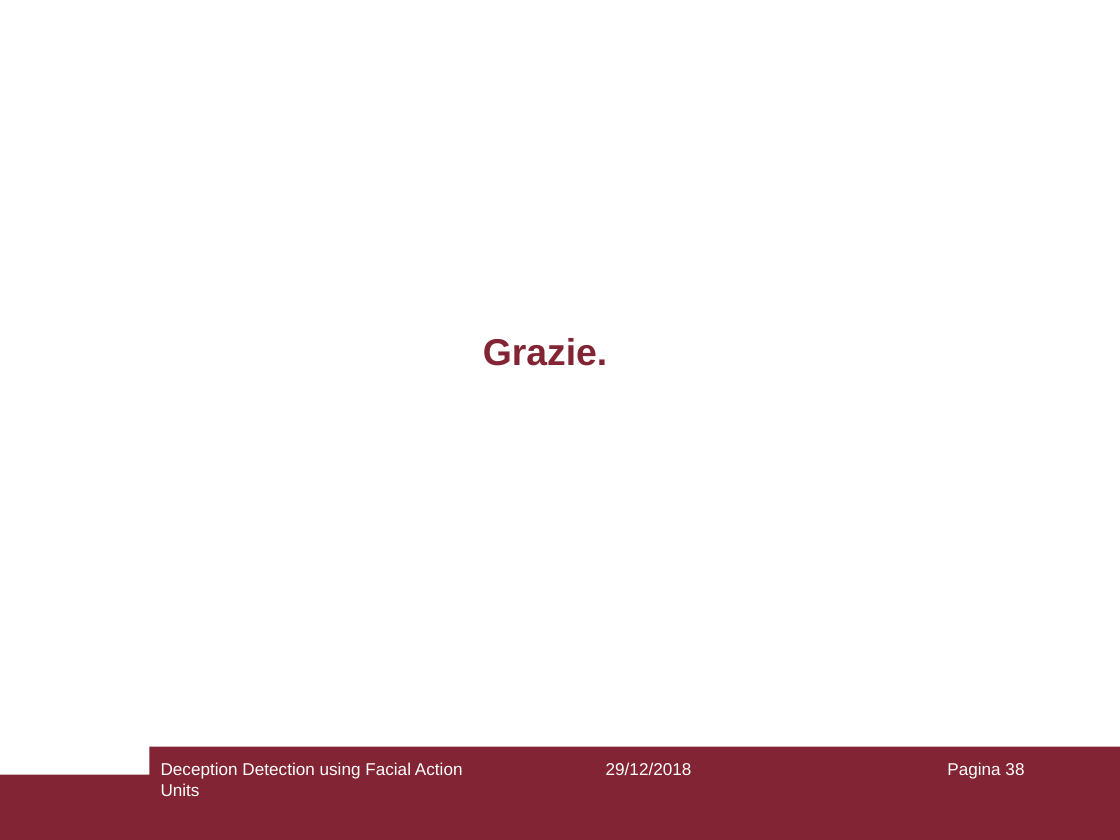
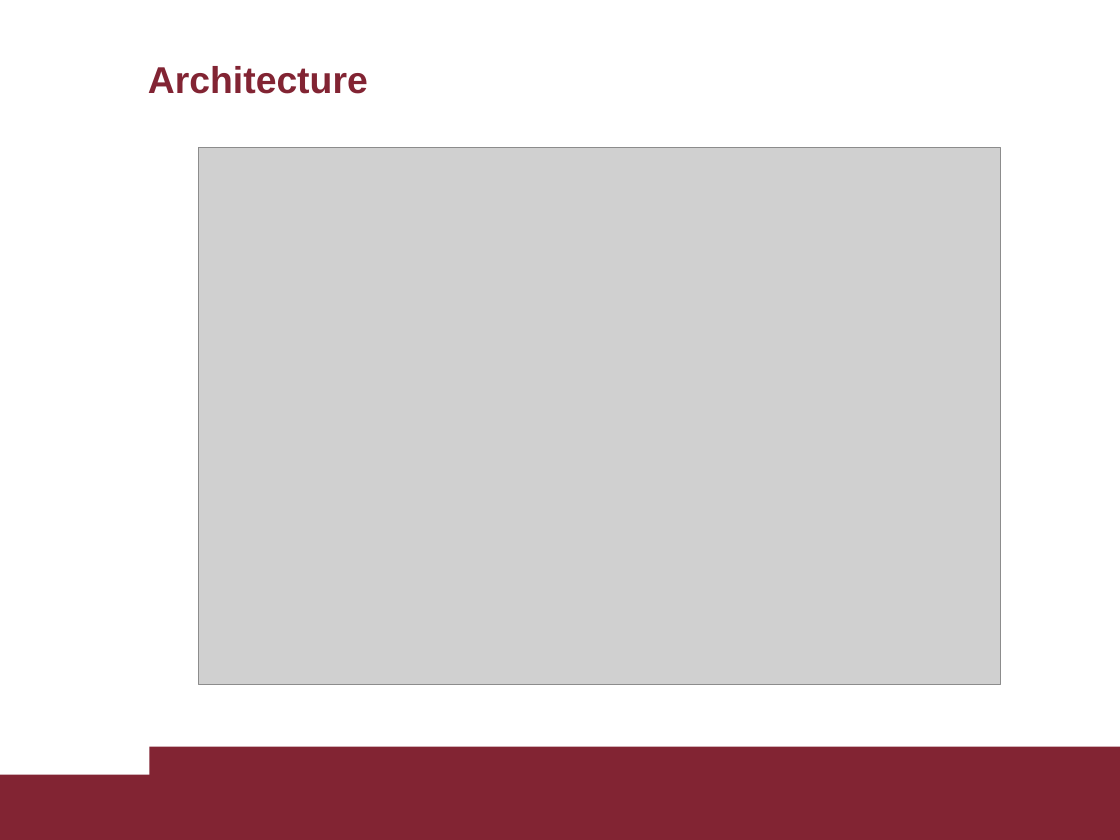
Before and after one commit to AscaL/thesis, a slide deck: slide 9 of Tesi Emanuele Orfanelli 1383726.pptx (slide 38 before the commit). Drawn at 1120x840 pixels with LibreOffice and Linux fonts; fonts in the diff are those of the drawing; grey boxes stand for pictures. Boxes give left, top, right and bottom in pixels: in the first picture for what was removed or moved away, otherwise in the second. Text is boxed around its words. In the diff, an @@ line names an element or a change of style, - is before the commit and + after.

```diff
--- a/Tesi Emanuele Orfanelli 1383726.pptx
+++ b/Tesi Emanuele Orfanelli 1383726.pptx
@@ title added at (x1=148, y1=66, x2=368, y2=94), 24 pt, text #822433, bold @@
+Architecture
@@ picture added at (x1=199, y1=148, x2=1001, y2=685) @@
@@ title removed at (x1=483, y1=338, x2=607, y2=366) @@
-Grazie.
@@ text removed at (x1=161, y1=762, x2=463, y2=796) @@
-Deception Detection using Facial Action Units
@@ text removed at (x1=606, y1=762, x2=692, y2=775) @@
-29/12/2018
@@ page number removed at (x1=947, y1=762, x2=1024, y2=779) @@
-Pagina 38
```
Also in this commit, not shown: 22 other slides changed, 1 slide added, 14 slides removed, 3 other files.
